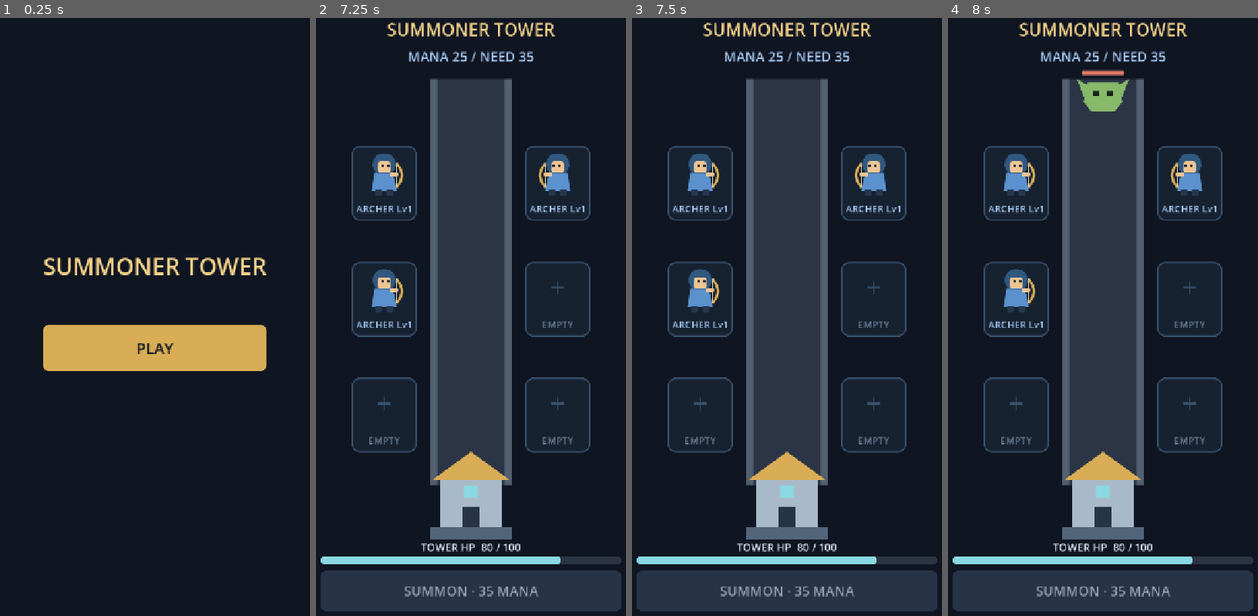
Above: before the commit, frames 1-4 (left to right).
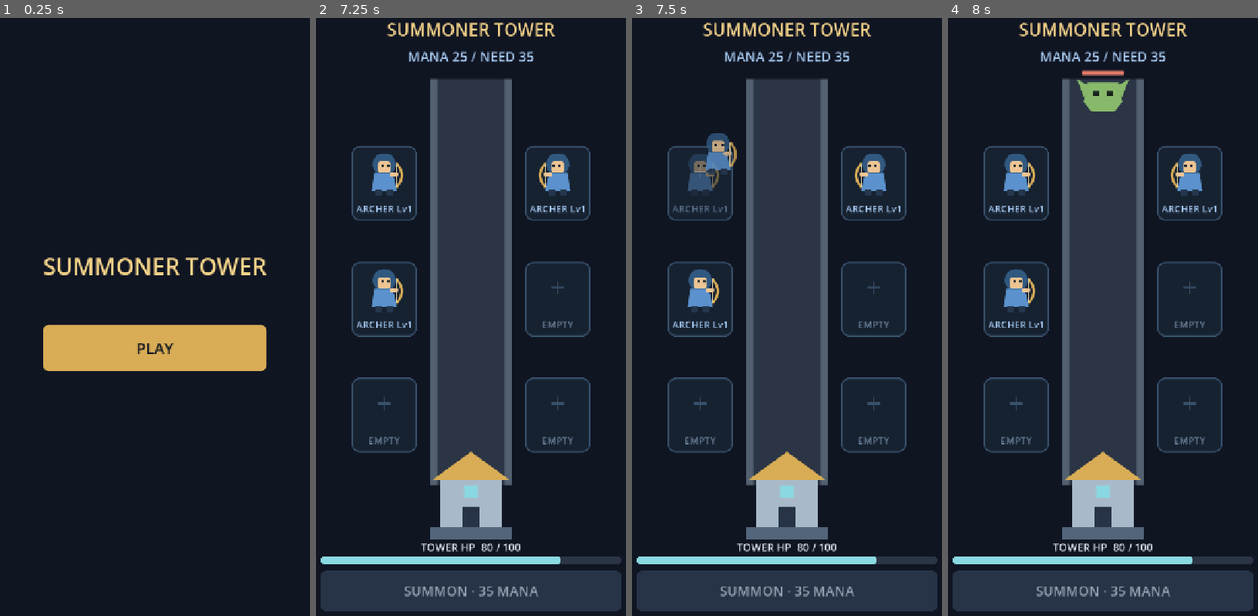
Above: after the commit, the same moments.

Repository: mobigametim-bit/summoner_tower
Game: Godot game, scene res://scenes/main_menu.tscn
Same seed, same stepped clock (60 frames per second), same inputs: the game is played once before the commit and once after it.
Inputs (mouse positions are in pixels of both pictures, inside the frame that each line leads up to):
- Up to frame 1 (0.25 s): no input
- Up to frame 2 (7.25 s): click "PLAY" at 0.5 s; tap Enter (ui_accept) at 1.25, 1.52, 6.77 s; move the mouse to (548, 281) at 1.27 s; hold Right (ui_right) 1.28-2 s; tap Space at 1.35 s; click (548, 281) at 1.42 s; click "SUMMON · 20 MANA" at 2 s; drag from (402, 340) to (452, 436) at 2.77 s; click "SUMMON · 25 MANA" at 3.5 s; move the mouse to (505, 173) at 4.27 s; hold Right (ui_right) 4.28-5 s; tap Y at 4.35 s; click (505, 173) at 4.42 s; drag from (452, 436) to (365, 215) at 5.02 s; click "SUMMON · 30 MANA" at 5.75 s; move the mouse to (576, 400) at 6.52 s; hold Left (ui_left) from 6.53 s (still down); tap Z at 6.6 s; click (576, 400) at 6.67 s
- Up to frame 3 (7.5 s): release Left (ui_left) at 7.25 s; tap Enter (ui_accept) at 7.25 s; drag from (681, 215) to (734, 155) at 7.27 s
- Up to frame 4 (8 s): no input

Frames 1-2 are identical in both runs. In frame 3, 1.0% of the frame differs, in the area x 13-34%, y 19-33%; in frame 4, nothing differs.

Commit message:
feat: implement unit drag and drop

Diff:
--- /dev/null
+++ b/assets/summon_slot_highlight.svg
@@ -0,0 +1,3 @@
+<svg xmlns="http://www.w3.org/2000/svg" width="140" height="160" viewBox="-70 -64 140 160">
+  <rect x="-68" y="-62" width="136" height="156" rx="16" fill="#63cbd5" fill-opacity="0.12" stroke="#82e9ed" stroke-width="4"/>
+</svg>
--- a/project.godot
+++ b/project.godot
@@ -31,6 +31,15 @@
 
 enabled=PackedStringArray("res://addons/godot_forge/plugin.cfg")
 
+[input]
+
+cancel_drag={
+"deadzone": 0.2,
+"events": [Object(InputEventKey,"resource_local_to_scene":false,"resource_name":"","device":16,"window_id":0,"alt_pressed":false,"shift_pressed":false,"ctrl_pressed":false,"meta_pressed":false,"pressed":false,"keycode":0,"physical_keycode":4194305,"key_label":0,"unicode":0,"location":0,"echo":false,"script":null)
+, Object(InputEventKey,"resource_local_to_scene":false,"resource_name":"","device":16,"window_id":0,"alt_pressed":false,"shift_pressed":false,"ctrl_pressed":false,"meta_pressed":false,"pressed":false,"keycode":4194305,"physical_keycode":0,"key_label":0,"unicode":0,"location":0,"echo":false,"script":null)
+]
+}
+
 [physics]
 
 3d/physics_engine="Jolt Physics"
--- a/scenes/game.tscn
+++ b/scenes/game.tscn
@@ -9,6 +9,8 @@
 [ext_resource type="Texture2D" uid="uid://m3obcl82lbrw" path="res://assets/arena.svg" id="4_u5sy4"]
 [ext_resource type="PackedScene" uid="uid://4ghsox5owi25" path="res://scenes/archer.tscn" id="6_gee14"]
 [ext_resource type="PackedScene" uid="uid://7utrx5k06gtp" path="res://scenes/summon_slot.tscn" id="6_kvpfn"]
+[ext_resource type="Script" uid="uid://bj8a3ymfdffgo" path="res://scripts/game/unit_drag_controller.gd" id="7_kvuet"]
+[ext_resource type="Texture2D" uid="uid://cktgfcgc5nyox" path="res://assets/archer.svg" id="8_trtic"]
 [ext_resource type="Script" uid="uid://l6tfxq6xwsuh" path="res://scripts/game/summon_manager.gd" id="9_dinhu"]
 [ext_resource type="Resource" uid="uid://cuks6vm6g65ce" path="res://resources/balance/summon_config.tres" id="10_kvuet"]
 
@@ -77,6 +79,17 @@
 slot_index = 6
 faces_left = true
 
+[node name="DragController" type="Node2D" parent="World" unique_id=1932309985]
+script = ExtResource("7_kvuet")
+
+[node name="Preview" type="Node2D" parent="World/DragController" unique_id=1539613388]
+visible = false
+modulate = Color(1, 1, 1, 0.8)
+z_index = 100
+
+[node name="Visual" type="Sprite2D" parent="World/DragController/Preview" unique_id=1834101813]
+texture = ExtResource("8_trtic")
+
 [node name="SpawnTimer" type="Timer" parent="." unique_id=273221870]
 one_shot = true
 
--- a/scenes/summon_slot.tscn
+++ b/scenes/summon_slot.tscn
@@ -2,6 +2,7 @@
 
 [ext_resource type="Script" uid="uid://cy6nolunev6qe" path="res://scripts/game/summon_slot.gd" id="1_khq7p"]
 [ext_resource type="Texture2D" uid="uid://c4aqa615xyf73" path="res://assets/summon_slot.svg" id="2_7ycnf"]
+[ext_resource type="Texture2D" uid="uid://doel18wacxhii" path="res://assets/summon_slot_highlight.svg" id="3_v7cng"]
 
 [node name="SummonSlot" type="Node2D" unique_id=315674392]
 script = ExtResource("1_khq7p")
@@ -9,6 +10,12 @@
 [node name="Visual" type="Sprite2D" parent="." unique_id=1192205008]
 position = Vector2(0, 16)
 texture = ExtResource("2_7ycnf")
+
+[node name="Highlight" type="Sprite2D" parent="." unique_id=1184668936]
+visible = false
+z_index = 1
+position = Vector2(0, 16)
+texture = ExtResource("3_v7cng")
 
 [node name="UnitHost" type="Node2D" parent="." unique_id=1947917686]
 
--- a/scripts/combat/archer.gd
+++ b/scripts/combat/archer.gd
@@ -26,6 +26,11 @@
 func set_facing_left(faces_left: bool) -> void:
 	$Visual.flip_h = faces_left
 	muzzle.position.x = -absf(muzzle.position.x) if faces_left else absf(muzzle.position.x)
+
+
+func refresh_target() -> void:
+	_target = null
+	_search_remaining = 0.0
 
 
 func _physics_process(delta: float) -> void:
--- a/scripts/game/game_manager.gd
+++ b/scripts/game/game_manager.gd
@@ -12,6 +12,7 @@
 @onready var enemies: Node2D = $World/Enemies
 @onready var projectiles: Node2D = $World/Projectiles
 @onready var summon_manager: SummonManager = $SummonManager
+@onready var drag_controller: UnitDragController = $World/DragController
 @onready var spawn_timer: Timer = $SpawnTimer
 @onready var hud: GameHud = $Interface/Hud
 
@@ -21,6 +22,7 @@
 
 func _ready() -> void:
 	summon_manager.configure($World/Slots, enemies, projectiles)
+	drag_controller.configure(summon_manager, $World/Slots)
 	tower.initialize(config.tower_max_health)
 	_spawn_enemy()
 
@@ -67,6 +69,7 @@
 
 func _stop_encounter() -> void:
 	spawn_timer.stop()
+	drag_controller.stop()
 	summon_manager.stop()
 	for projectile: Node in projectiles.get_children():
 		projectile.queue_free()
--- a/scripts/game/summon_manager.gd
+++ b/scripts/game/summon_manager.gd
@@ -80,5 +80,37 @@
 	_emit_state()
 
 
+func can_rearrange() -> bool:
+	return _running and not _busy
+
+
+func try_transfer(source: SummonSlot, destination: SummonSlot, expected_unit: Archer) -> bool:
+	if not can_rearrange() or not is_instance_valid(expected_unit):
+		return false
+	if not _slots.has(source) or not _slots.has(destination) or source == destination:
+		return false
+	if source.unit != expected_unit or expected_unit.get_parent() != source.unit_host:
+		return false
+	var other: Archer = destination.unit if not destination.is_empty() else null
+	if other != null and other.get_parent() != destination.unit_host:
+		return false
+
+	_busy = true
+	# Фиксируем обе ссылки до reparent: сигналы дерева видят согласованную операцию.
+	source.assign_unit(other)
+	destination.assign_unit(expected_unit)
+	expected_unit.reparent(destination.unit_host, false)
+	if other != null:
+		other.reparent(source.unit_host, false)
+	source.align_unit()
+	destination.align_unit()
+	expected_unit.refresh_target()
+	if other != null:
+		other.refresh_target()
+	_busy = false
+	_emit_state()
+	return true
+
+
 func _emit_state() -> void:
 	state_changed.emit(mana, current_cost(), occupied_count(), _slots.size(), can_summon())
--- a/scripts/game/summon_slot.gd
+++ b/scripts/game/summon_slot.gd
@@ -3,9 +3,11 @@
 
 @export_range(1, 6, 1) var slot_index: int = 1
 @export var faces_left: bool = false
+@export var hit_rect: Rect2 = Rect2(-70.0, -64.0, 140.0, 160.0)
 
 @onready var unit_host: Node2D = $UnitHost
 @onready var empty_label: Label = $EmptyLabel
+@onready var highlight: Sprite2D = $Highlight
 
 var unit: Archer
 
@@ -18,9 +20,26 @@
 	if not is_empty() or not is_instance_valid(archer):
 		return false
 
+	assign_unit(archer)
+	unit_host.add_child(unit)
+	align_unit()
+	return true
+
+
+func assign_unit(archer: Archer) -> void:
 	unit = archer
-	unit_host.add_child(unit)
-	unit.position = Vector2.ZERO
-	unit.set_facing_left(faces_left)
-	empty_label.hide()
-	return true
+	empty_label.visible = is_empty()
+
+
+func align_unit() -> void:
+	if not is_empty():
+		unit.position = Vector2.ZERO
+		unit.set_facing_left(faces_left)
+
+
+func contains_point(world_position: Vector2) -> bool:
+	return hit_rect.has_point(to_local(world_position))
+
+
+func set_drop_highlight(enabled: bool) -> void:
+	highlight.visible = enabled
--- /dev/null
+++ b/scripts/game/unit_drag_controller.gd
@@ -0,0 +1,174 @@
+class_name UnitDragController
+extends Node2D
+
+enum Pointer { NONE, MOUSE, TOUCH }
+
+@export_range(1.0, 64.0, 1.0) var drag_threshold: float = 12.0
+
+@onready var preview: Node2D = $Preview
+@onready var preview_visual: Sprite2D = $Preview/Visual
+
+var _manager: SummonManager
+var _slots: Array[SummonSlot] = []
+var _enabled: bool = false
+var _pointer: Pointer = Pointer.NONE
+var _touch_index: int = -1
+var _source: SummonSlot
+var _unit: Archer
+var _press_position: Vector2
+var _grab_offset: Vector2
+var _original_modulate: Color
+var _dragging: bool = false
+var _web_canvas: JavaScriptObject
+var _web_touch_cancel: JavaScriptObject
+
+
+func _ready() -> void:
+	if OS.has_feature("web"):
+		_web_canvas = JavaScriptBridge.get_interface("document").getElementById("canvas")
+		_web_touch_cancel = JavaScriptBridge.create_callback(_on_web_touch_cancel)
+		# Web-шаблон 4.7.2 превращает touchcancel в release: отменяем жест до обработчика движка.
+		_web_canvas.addEventListener("touchcancel", _web_touch_cancel, true)
+
+
+func _exit_tree() -> void:
+	if _web_canvas != null:
+		_web_canvas.removeEventListener("touchcancel", _web_touch_cancel, true)
+
+
+func _on_web_touch_cancel(arguments: Array) -> void:
+	if _pointer != Pointer.TOUCH:
+		return
+	var touches: JavaScriptObject = arguments[0].changedTouches
+	for index: int in int(touches.length):
+		if int(touches.item(index).identifier) == _touch_index:
+			cancel_drag()
+			return
+
+
+func configure(manager: SummonManager, slots: Node2D) -> void:
+	_manager = manager
+	for child: Node in slots.get_children():
+		_slots.append(child as SummonSlot)
+	_enabled = true
+
+
+func _unhandled_input(event: InputEvent) -> void:
+	if not _enabled or _pointer != Pointer.NONE or not _manager.can_rearrange():
+		return
+	if event is InputEventScreenTouch:
+		if event.pressed and not event.canceled:
+			_begin(event.position, Pointer.TOUCH, event.index)
+	elif event is InputEventMouseButton:
+		if event.device != InputEvent.DEVICE_ID_EMULATION and event.button_index == MOUSE_BUTTON_LEFT and event.pressed:
+			_begin(event.position, Pointer.MOUSE)
+
+
+func _input(event: InputEvent) -> void:
+	if _pointer == Pointer.NONE:
+		return
+	if not is_instance_valid(_unit) or _source.unit != _unit:
+		cancel_drag()
+		return
+	if event.is_action_pressed("cancel_drag"):
+		cancel_drag()
+		get_viewport().set_input_as_handled()
+		return
+
+	# Захват продолжается над UI и вне слотов; второй указатель не вызывает действий.
+	if event is InputEventScreenTouch:
+		if _pointer == Pointer.TOUCH and event.index == _touch_index:
+			if event.canceled:
+				cancel_drag()
+			elif not event.pressed:
+				_finish(event.position)
+	elif event is InputEventScreenDrag:
+		if _pointer == Pointer.TOUCH and event.index == _touch_index:
+			_update_drag(event.position)
+	elif event is InputEventMouseMotion:
+		if _pointer == Pointer.MOUSE and event.device != InputEvent.DEVICE_ID_EMULATION:
+			_update_drag(event.position)
+	elif event is InputEventMouseButton:
+		if _pointer == Pointer.MOUSE and event.device != InputEvent.DEVICE_ID_EMULATION and event.button_index == MOUSE_BUTTON_LEFT and not event.pressed:
+			_finish(event.position)
+	else:
+		return
+	get_viewport().set_input_as_handled()
+
+
+func _notification(what: int) -> void:
+	if what == NOTIFICATION_WM_WINDOW_FOCUS_OUT or what == NOTIFICATION_WM_SIZE_CHANGED:
+		cancel_drag()
+	elif what == NOTIFICATION_WM_MOUSE_EXIT and _pointer == Pointer.MOUSE:
+		cancel_drag()
+
+
+func _begin(viewport_position: Vector2, pointer: Pointer, touch_index: int = -1) -> void:
+	var world_position: Vector2 = _world_position(viewport_position)
+	var slot: SummonSlot = _slot_at(world_position)
+	if slot == null or slot.is_empty():
+		return
+	_source = slot
+	_unit = slot.unit
+	_pointer = pointer
+	_touch_index = touch_index
+	_press_position = world_position
+	_grab_offset = slot.global_position - world_position
+	_original_modulate = _unit.modulate
+	preview_visual.flip_h = slot.faces_left
+	get_viewport().set_input_as_handled()
+
+
+func _update_drag(viewport_position: Vector2) -> void:
+	var world_position: Vector2 = _world_position(viewport_position)
+	if not _dragging and world_position.distance_squared_to(_press_position) < drag_threshold ** 2:
+		return
+	_dragging = true
+	preview.show()
+	preview.global_position = world_position + _grab_offset
+	_unit.modulate = Color(_original_modulate, 0.45)
+	var destination: SummonSlot = _slot_at(world_position)
+	if destination != null:
+		preview_visual.flip_h = destination.faces_left
+	for slot: SummonSlot in _slots:
+		slot.set_drop_highlight(slot == destination and slot != _source)
+
+
+func _finish(viewport_position: Vector2) -> void:
+	_update_drag(viewport_position)
+	var source: SummonSlot = _source
+	var unit: Archer = _unit
+	var destination: SummonSlot = _slot_at(_world_position(viewport_position)) if _dragging else null
+	cancel_drag()
+	if destination != null:
+		_manager.try_transfer(source, destination, unit)
+
+
+func cancel_drag() -> void:
+	if is_instance_valid(_unit):
+		_unit.modulate = _original_modulate
+	if is_instance_valid(preview):
+		preview.hide()
+	for slot: SummonSlot in _slots:
+		slot.set_drop_highlight(false)
+	_pointer = Pointer.NONE
+	_touch_index = -1
+	_source = null
+	_unit = null
+	_dragging = false
+
+
+func stop() -> void:
+	_enabled = false
+	cancel_drag()
+
+
+func _slot_at(world_position: Vector2) -> SummonSlot:
+	for slot: SummonSlot in _slots:
+		if slot.contains_point(world_position):
+			return slot
+	return null
+
+
+func _world_position(viewport_position: Vector2) -> Vector2:
+	return to_global(get_global_transform_with_canvas().affine_inverse() * viewport_position)
--- /dev/null
+++ b/tests/scenarios/feature_4_mouse_rearrangement.json
@@ -0,0 +1,26 @@
+{
+  "name": "Feature 4: mouse move, swap, cancel and summon",
+  "scene": "res://scenes/game.tscn",
+  "keep_running": true,
+  "steps": [
+    { "call": { "path": "SummonManager", "method": "try_summon" } },
+    { "call": { "path": "SummonManager", "method": "try_summon" } },
+    { "eval": "set_meta('first_unit', get_node('World/Slots/Slot1').unit.get_instance_id())" },
+    { "eval": "set_meta('second_unit', get_node('World/Slots/Slot2').unit.get_instance_id())" },
+    { "input": [{ "drag": [[180, 360], [540, 840]], "seconds": 0.3 }] },
+    { "assert": "get_node('World/Slots/Slot1').is_empty() and get_node('World/Slots/Slot6').unit.get_instance_id() == get_meta('first_unit') and get_node('World/Slots/Slot6').unit.get_parent() == get_node('World/Slots/Slot6/UnitHost')" },
+    { "input": [{ "drag": [[540, 840], [540, 360]], "seconds": 0.3 }] },
+    { "assert": "get_node('World/Slots/Slot2').unit.get_instance_id() == get_meta('first_unit') and get_node('World/Slots/Slot6').unit.get_instance_id() == get_meta('second_unit')" },
+    { "input": [{ "drag": [[540, 360], [360, 700]], "seconds": 0.3 }] },
+    { "input": [{ "drag": [[540, 360], [545, 363]], "seconds": 0.2 }] },
+    { "input": [{ "drag": [[540, 360], [360, 1220]], "seconds": 0.3 }] },
+    { "assert": "get_node('World/Slots/Slot2').unit.get_instance_id() == get_meta('first_unit') and get_node('SummonManager').occupied_count() == 2 and get_node('SummonManager').mana == 55 and get_node('SummonManager').current_cost() == 30 and not get_node('World/DragController/Preview').visible" },
+    { "input": [{ "drag": [[540, 360], [180, 360]], "seconds": 0.3 }] },
+    { "assert": "get_node('World/Slots/Slot1').unit.get_instance_id() == get_meta('first_unit') and get_node('World/Slots/Slot2').is_empty()" },
+    { "input": [{ "click_node": "Interface/Hud/SummonButton" }] },
+    { "assert": "not get_node('World/Slots/Slot2').is_empty() and get_node('SummonManager').occupied_count() == 3 and get_node('SummonManager').mana == 25 and get_node('SummonManager').current_cost() == 35" },
+    { "wait": 5 },
+    { "assert": "state == 0 and get_node('World/Tower').current_health == 100 and get_node('World/Slots/Slot1').unit.get_instance_id() == get_meta('first_unit') and get_node('World/Slots/Slot6').unit.get_instance_id() == get_meta('second_unit')" },
+    { "assert_no_errors": true }
+  ]
+}
--- /dev/null
+++ b/tests/scenarios/feature_4_touch_and_atomic_operations.json
@@ -0,0 +1,14 @@
+{
+  "name": "Feature 4: slot pairs, touch capture and cancellation",
+  "scene": "res://tests/scenes/feature_4_input_test.tscn",
+  "keep_running": true,
+  "steps": [
+    { "call": { "path": "", "method": "run_checks" } },
+    { "assert": "get_meta('feature4_checks').passed and get_meta('feature4_checks').ordered_slot_pairs == 30 and get_node('Game').state == 1" },
+    { "input": [{ "click_node": "Game/Interface/Hud/GameOverOverlay/Center/Panel/Stack/RestartButton" }] },
+    { "assert": "get_node('Game').state == 0 and get_node('Game/SummonManager').mana == 100 and get_node('Game/SummonManager').current_cost() == 20 and get_node('Game/SummonManager').occupied_count() == 0 and not get_node('Game/World/DragController/Preview').visible" },
+    { "input": [{ "click_node": "Game/Interface/Hud/SummonButton" }, { "drag": [[180, 360], [540, 840]], "seconds": 0.3 }] },
+    { "assert": "get_node('Game/World/Slots/Slot1').is_empty() and not get_node('Game/World/Slots/Slot6').is_empty() and get_node('Game/SummonManager').mana == 80 and get_node('Game/SummonManager').current_cost() == 25" },
+    { "assert_no_errors": true }
+  ]
+}
--- /dev/null
+++ b/tests/scenes/feature_4_input_test.tscn
@@ -0,0 +1,9 @@
+[gd_scene format=3 uid="uid://cj16nsutrlq2q"]
+
+[ext_resource type="Script" uid="uid://ceulduspv1u1n" path="res://tests/support/feature_4_test_scene.gd" id="1_as35r"]
+[ext_resource type="PackedScene" uid="uid://rkmlqc5qcsrs" path="res://scenes/game.tscn" id="2_nqhea"]
+
+[node name="Feature4InputTest" type="Node" unique_id=464338617]
+script = ExtResource("1_as35r")
+
+[node name="Game" parent="." unique_id=469266139 instance=ExtResource("2_nqhea")]
--- /dev/null
+++ b/tests/support/feature_4_checks.gd
@@ -0,0 +1,162 @@
+extends RefCounted
+
+
+func run(scene: Node) -> Dictionary:
+	var manager: SummonManager = scene.get_node("SummonManager")
+	var drag: UnitDragController = scene.get_node("World/DragController")
+	var slots: Array[Node] = scene.get_node("World/Slots").get_children()
+	var viewport: Viewport = scene.get_viewport()
+	assert(manager.try_summon() and manager.try_summon())
+	var first: Archer = slots[0].unit
+	var second: Archer = slots[1].unit
+	first._cooldown = 0.42
+	second._cooldown = 0.37
+
+	var transfers: int = 0
+	for source: SummonSlot in slots:
+		var current: SummonSlot = _slot_for(slots, first)
+		if current != source:
+			assert(manager.try_transfer(current, source, first))
+		for destination: SummonSlot in slots:
+			if source == destination:
+				continue
+			assert(manager.try_transfer(source, destination, first))
+			_assert_field(slots, first, second)
+			assert(manager.try_transfer(destination, source, first))
+			transfers += 1
+	assert(transfers == 30)
+	assert(is_equal_approx(first._cooldown, 0.42) and is_equal_approx(second._cooldown, 0.37))
+	assert(manager.mana == 55 and manager.current_cost() == 30)
+	var reset_slot: SummonSlot = _slot_for(slots, first)
+	if reset_slot != slots[0]:
+		assert(manager.try_transfer(reset_slot, slots[0], first))
+	reset_slot = _slot_for(slots, second)
+	if reset_slot != slots[1]:
+		assert(manager.try_transfer(reset_slot, slots[1], second))
+
+	var reentry: Array[bool] = []
+	slots[2].unit_host.child_entered_tree.connect(func(_child: Node) -> void:
+		reentry.append(manager.try_transfer(slots[2], slots[3], first))
+		reentry.append(manager.try_summon()), CONNECT_ONE_SHOT)
+	assert(manager.try_transfer(slots[0], slots[2], first))
+	assert(reentry == [false, false])
+	assert(manager.try_transfer(slots[2], slots[0], first))
+	assert(not manager.try_transfer(slots[0], slots[0], first))
+	assert(not manager.try_transfer(slots[0], null, first))
+	assert(not manager.try_transfer(slots[0], slots[3], second))
+
+	_touch(viewport, 7, Vector2(180, 360), true)
+	_motion_touch(viewport, 7, Vector2(540, 600))
+	assert(drag._touch_index == 7 and drag.preview.visible and slots[3].highlight.visible)
+	assert(slots[0].unit == first and first.global_position == slots[0].global_position)
+	_touch(viewport, 9, Vector2(360, 1220), true)
+	_motion_touch(viewport, 9, Vector2(180, 840))
+	_touch(viewport, 9, Vector2(360, 1220), false)
+	_mouse(viewport, Vector2(360, 1220), true, InputEvent.DEVICE_ID_EMULATION)
+	_mouse(viewport, Vector2(360, 1220), false, InputEvent.DEVICE_ID_EMULATION)
+	assert(drag._touch_index == 7 and drag.preview.global_position == Vector2(540, 600))
+	assert(manager.occupied_count() == 2 and manager.mana == 55)
+	_touch(viewport, 7, Vector2(540, 600), false)
+	assert(slots[3].unit == first and slots[0].is_empty())
+	_assert_cancelled(drag, slots, first)
+
+	_touch(viewport, 7, Vector2(540, 600), true)
+	_motion_touch(viewport, 7, Vector2(180, 840))
+	_touch(viewport, 7, Vector2(180, 840), false, true)
+	assert(slots[3].unit == first and slots[4].is_empty())
+	_assert_cancelled(drag, slots, first)
+	_touch(viewport, 7, Vector2(540, 600), true)
+	_motion_touch(viewport, 7, Vector2(360, 700))
+	_touch(viewport, 7, Vector2(360, 700), false)
+	assert(slots[3].unit == first)
+	_assert_cancelled(drag, slots, first)
+
+	for notice: int in [Node.NOTIFICATION_WM_WINDOW_FOCUS_OUT, Node.NOTIFICATION_WM_SIZE_CHANGED, Node.NOTIFICATION_WM_MOUSE_EXIT]:
+		_mouse(viewport, Vector2(540, 600), true)
+		_motion_mouse(viewport, Vector2(180, 840))
+		assert(drag.preview.visible)
+		drag._notification(notice)
+		_mouse(viewport, Vector2(180, 840), false)
+		assert(slots[3].unit == first)
+		_assert_cancelled(drag, slots, first)
+	_mouse(viewport, Vector2(540, 600), true)
+	_motion_mouse(viewport, Vector2(180, 840))
+	var escape: InputEventKey = InputEventKey.new()
+	escape.keycode = KEY_ESCAPE
+	escape.physical_keycode = KEY_ESCAPE
+	escape.pressed = true
+	viewport.push_input(escape, true)
+	escape.pressed = false
+	viewport.push_input(escape, true)
+	_mouse(viewport, Vector2(180, 840), false)
+	assert(slots[3].unit == first)
+	_assert_cancelled(drag, slots, first)
+
+	_touch(viewport, 7, Vector2(540, 600), true)
+	_motion_touch(viewport, 7, Vector2(180, 360))
+	scene.get_node("World/Tower").take_damage(100)
+	_assert_cancelled(drag, slots, first)
+	_touch(viewport, 7, Vector2(180, 360), false)
+	assert(slots[3].unit == first and not manager.try_transfer(slots[3], slots[0], first))
+	assert(manager.mana == 55 and manager.current_cost() == 30 and manager.occupied_count() == 2)
+	_assert_field(slots, first, second)
+	return {"passed": true, "ordered_slot_pairs": transfers, "reentry": reentry, "touch": true, "cancellation": true}
+
+
+func _slot_for(slots: Array[Node], unit: Archer) -> SummonSlot:
+	for slot: SummonSlot in slots:
+		if slot.unit == unit:
+			return slot
+	return null
+
+
+func _assert_field(slots: Array[Node], first: Archer, second: Archer) -> void:
+	var found: Array[Archer] = []
+	for slot: SummonSlot in slots:
+		assert(slot.unit_host.get_child_count() == (0 if slot.is_empty() else 1))
+		if not slot.is_empty():
+			assert(slot.unit.get_parent() == slot.unit_host and slot.unit.position == Vector2.ZERO)
+			assert(slot.unit.get_node("Visual").flip_h == slot.faces_left)
+			found.append(slot.unit)
+	assert(found.size() == 2 and found.has(first) and found.has(second))
+
+
+func _assert_cancelled(drag: UnitDragController, slots: Array[Node], unit: Archer) -> void:
+	assert(drag._pointer == UnitDragController.Pointer.NONE and not drag.preview.visible)
+	assert(unit.modulate == Color.WHITE)
+	for slot: SummonSlot in slots:
+		assert(not slot.highlight.visible)
+
+
+func _touch(viewport: Viewport, index: int, position: Vector2, pressed: bool, cancelled: bool = false) -> void:
+	var event: InputEventScreenTouch = InputEventScreenTouch.new()
+	event.index = index
+	event.position = position
+	event.pressed = pressed
+	event.canceled = cancelled
+	viewport.push_input(event, true)
+
+
+func _motion_touch(viewport: Viewport, index: int, position: Vector2) -> void:
+	var event: InputEventScreenDrag = InputEventScreenDrag.new()
+	event.index = index
+	event.position = position
+	viewport.push_input(event, true)
+
+
+func _mouse(viewport: Viewport, position: Vector2, pressed: bool, device: int = InputEvent.DEVICE_ID_MOUSE) -> void:
+	var event: InputEventMouseButton = InputEventMouseButton.new()
+	event.position = position
+	event.global_position = position
+	event.button_index = MOUSE_BUTTON_LEFT
+	event.pressed = pressed
+	event.device = device
+	viewport.push_input(event, true)
+
+
+func _motion_mouse(viewport: Viewport, position: Vector2) -> void:
+	var event: InputEventMouseMotion = InputEventMouseMotion.new()
+	event.position = position
+	event.global_position = position
+	event.button_mask = MOUSE_BUTTON_MASK_LEFT
+	viewport.push_input(event, true)
--- /dev/null
+++ b/tests/support/feature_4_test_scene.gd
@@ -0,0 +1,5 @@
+extends Node
+
+
+func run_checks() -> void:
+	set_meta("feature4_checks", load("res://tests/support/feature_4_checks.gd").new().run($Game))
Not shown, added: assets/summon_slot_highlight.svg.import
Not shown, added: scripts/game/unit_drag_controller.gd.uid
Not shown, added: tests/support/feature_4_checks.gd.uid
Not shown, added: tests/support/feature_4_test_scene.gd.uid
Not shown, changed: docs/DEVELOPMENT_PLAN.md
Not shown, added: docs/done/FEATURE_4_DRAG_AND_DROP.md
